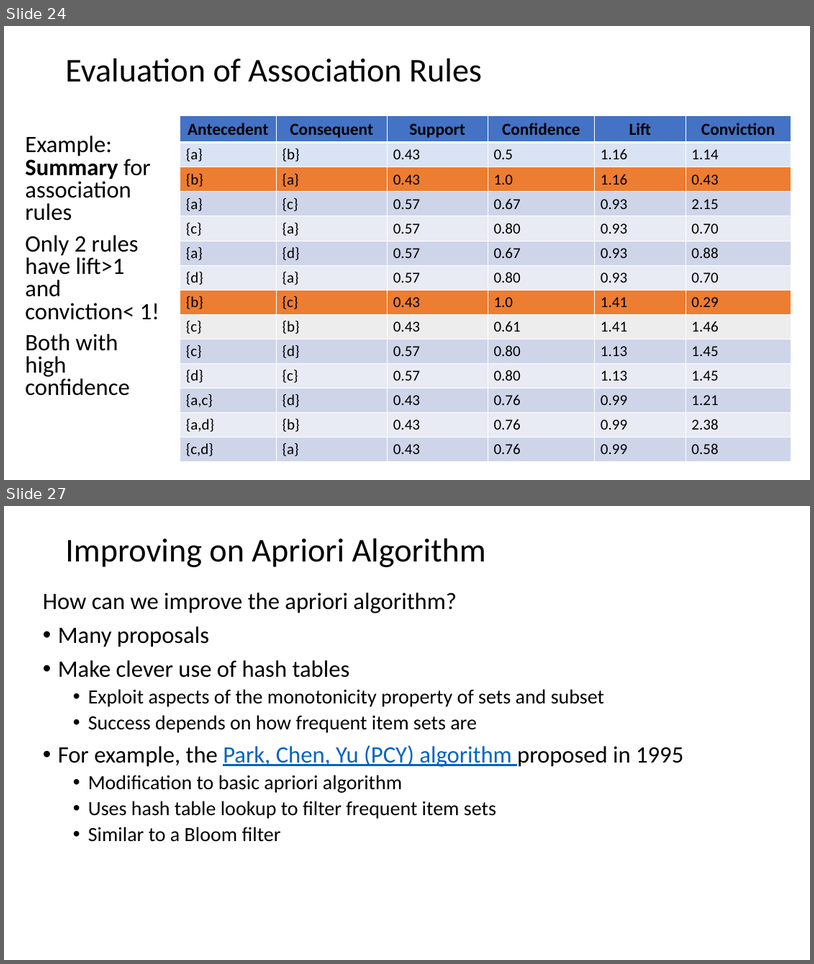
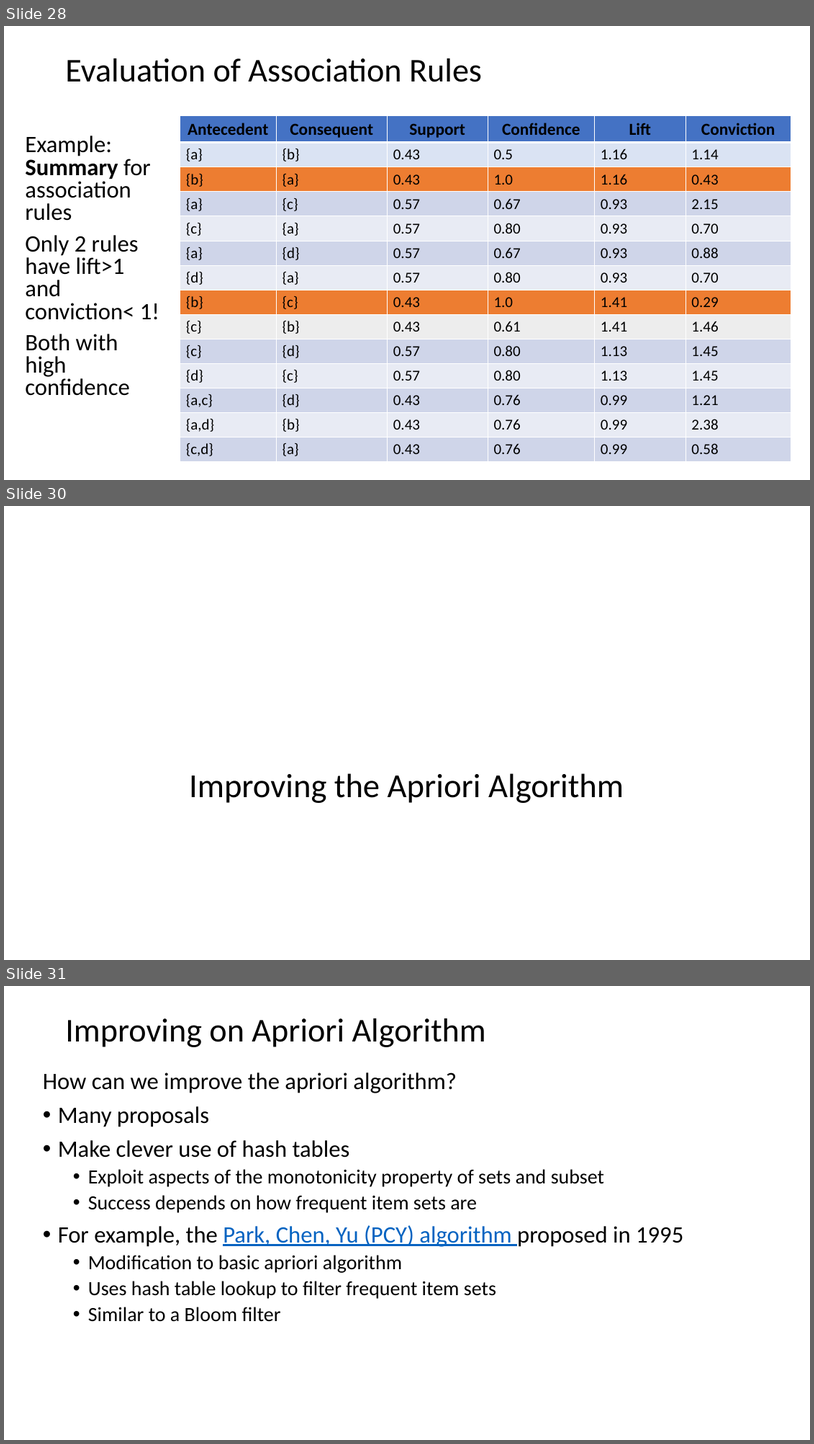
Before and after one commit to StephenElston/CSCI-E-108, a slide deck: slides/11_AssociationsFrequentItems.pptx. Shown one above the other, each under a label of ours: slides 24 and 27 before the commit, slides 28, 30 and 31 after it; the slides between them are not shown. The pictures are 814x964 and 814x1444 pixels, drawn with LibreOffice and Linux fonts; fonts in the diff are those of the drawing. Boxes give left, top, right and bottom in pixels: in the first picture for what was removed or moved away, otherwise in the second. Text is boxed around its words. In the diff, an @@ line names an element or a change of style, - is before the commit and + after.

```diff
--- a/slides/11_AssociationsFrequentItems.pptx
+++ b/slides/11_AssociationsFrequentItems.pptx
@@ slide 30 added at [4, 506, 810, 960], background #FFFFFF @@
@@ title added at [189, 773, 624, 803], 40 pt, text #000000 @@
+Improving the Apriori Algorithm
@@ what was slide 24 is now slide 28 @@
@@ what was slide 27 is now slide 31 @@
```
Also in this commit, not shown: 7 slides changed, 4 other slides added.
